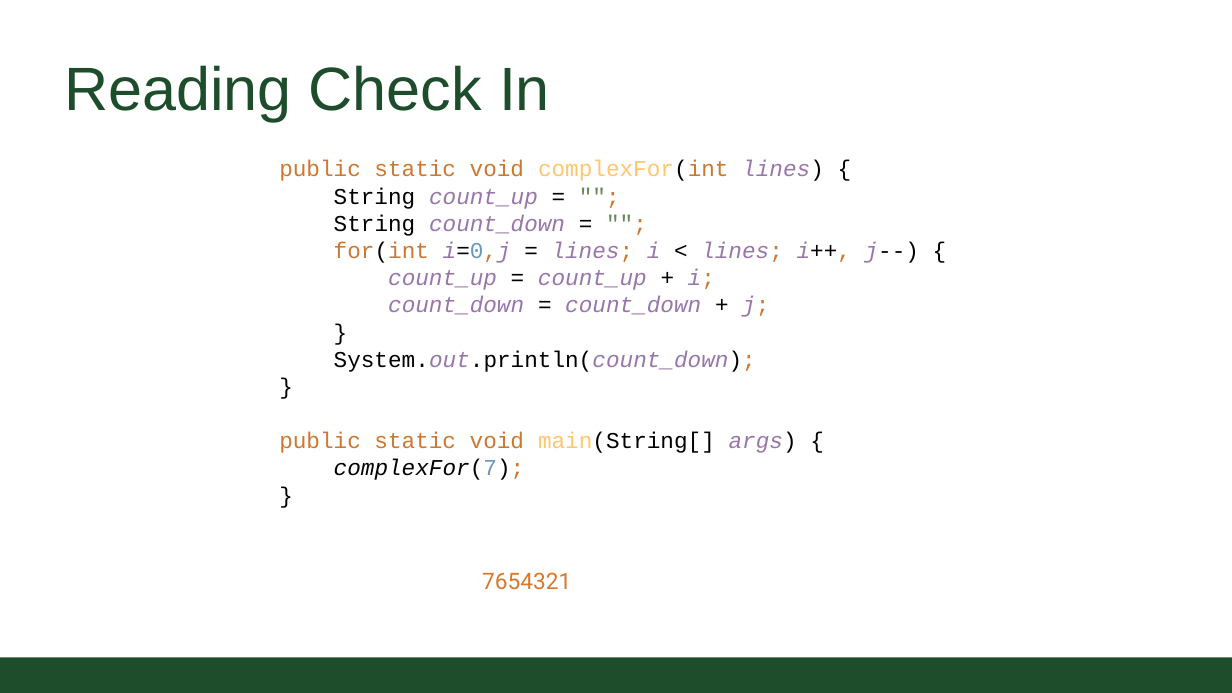
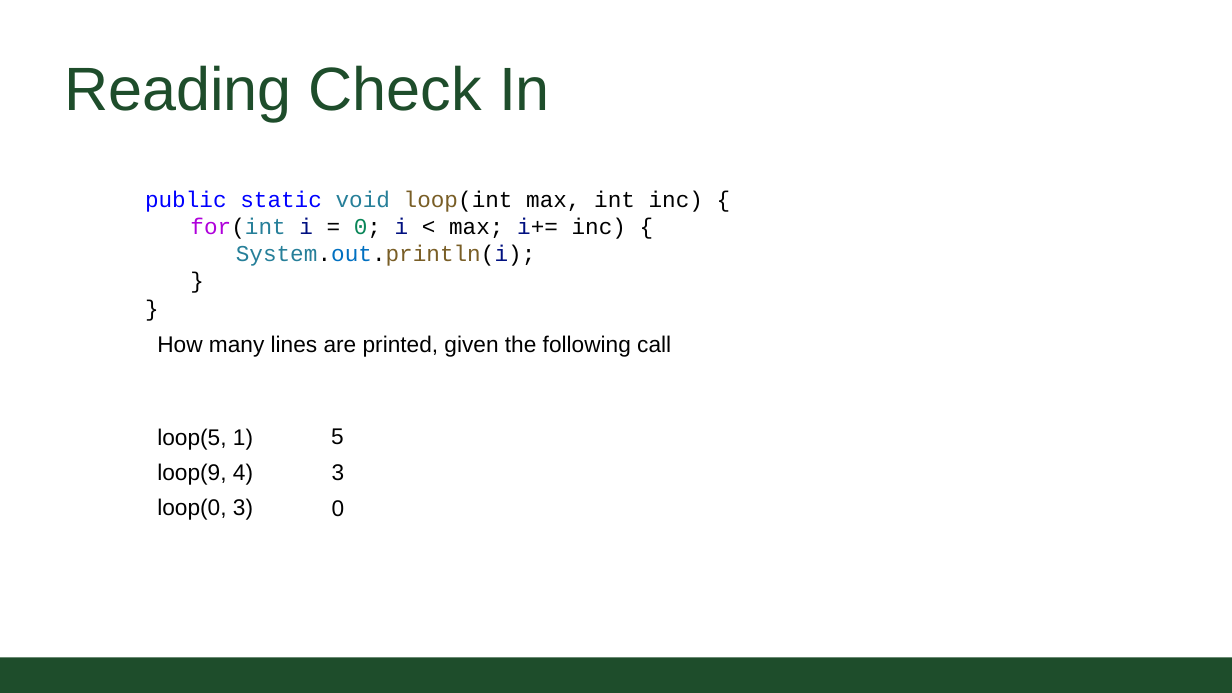
Before and after one commit to CSU-CompSci-CS163-4/Handouts, a slide deck: slide 5 of slides/On-Campus/03_02_Loops.pptx. Drawn at 1232x693 pixels with LibreOffice and Linux fonts; fonts in the diff are those of the drawing; background and template pictures are left out. Boxes give left, top, right and bottom in pixels: in the first picture for what was removed or moved away, otherwise in the second. Text is boxed around its words. In the diff, an @@ line names an element or a change of style, - is before the commit and + after.

```diff
--- a/slides/On-Campus/03_02_Loops.pptx
+++ b/slides/On-Campus/03_02_Loops.pptx
@@ text removed at bbox=[279, 160, 919, 480] @@
-public static void complexFor(int lines) {
-String count_up = "";
-String count_down = "";
-for(int i=0,j = lines; i < lines; i++, j--) {
-count_up = count_up + i;
-count_down = count_down + j;
-}
-System.out.println(count_down);
-}
-public static void main(String[] args) {
-complexFor(7);
-}
@@ text added at bbox=[145, 191, 703, 266], 20 pt, text #000000 @@
+public static void loop(int max, int inc) {
+for(int i = 0; i < max; i+= inc) {
+System.out.println(i);
+}
+}
@@ text added at bbox=[157, 335, 671, 357], 20 pt, text #000000 @@
+How many lines are printed, given the following call
@@ text added at bbox=[157, 428, 253, 450], 20 pt, text #000000 @@
+loop(5, 1)
@@ text added at bbox=[331, 428, 344, 445], 20 pt, text #000000 @@
+5
@@ text added at bbox=[157, 463, 253, 485], 20 pt, text #000000 @@
+loop(9, 4)
@@ text added at bbox=[332, 464, 345, 481], 20 pt, text #000000 @@
+3
@@ text added at bbox=[157, 498, 253, 520], 20 pt, text #000000 @@
+loop(0, 3)
@@ text added at bbox=[332, 500, 345, 517], 20 pt, text #000000 @@
+0
@@ text removed at bbox=[482, 572, 571, 590] @@
-7654321
```
Also in this commit, not shown: 1 other slide changed, 2 slides added, 2 slides removed, 1 other file.
